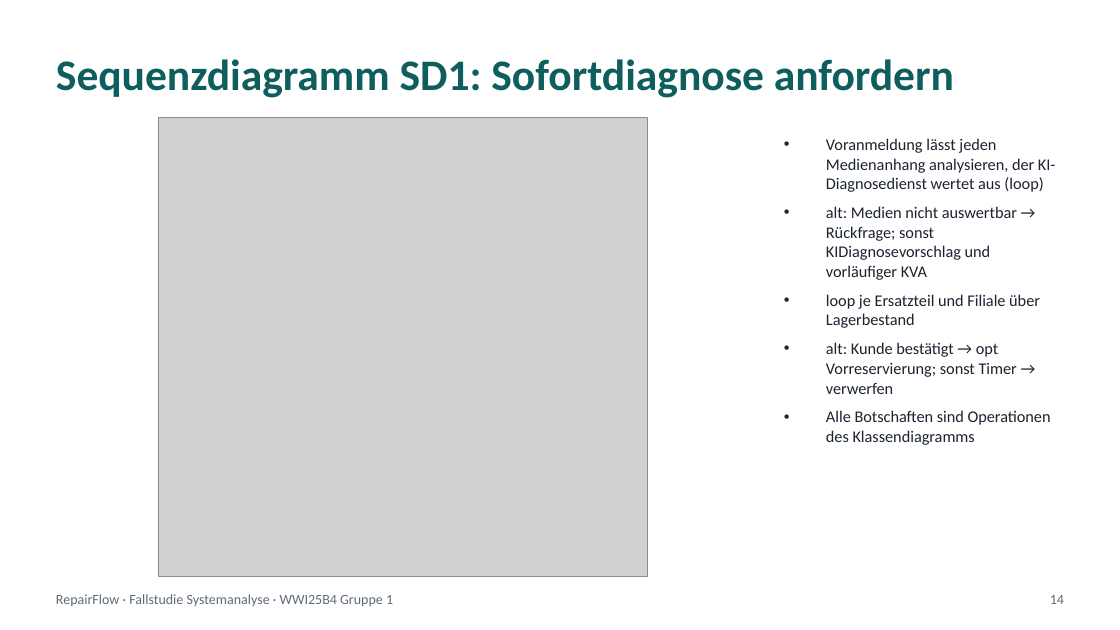
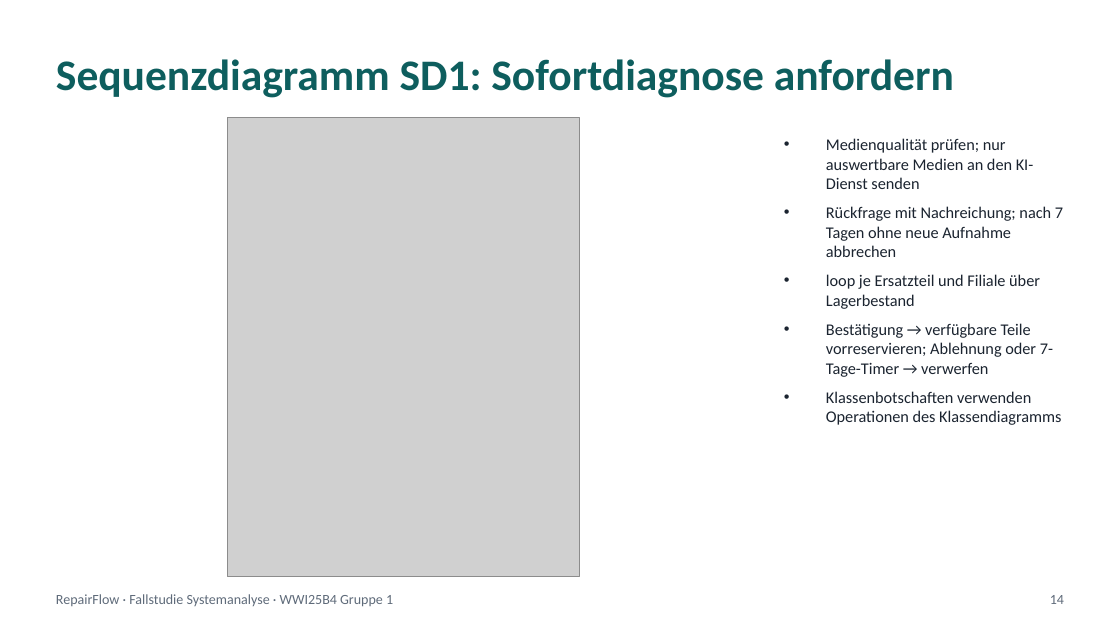
Before and after one commit to jakobschwan123-cmd/casestudy-semester-3, a slide deck: slide 14 of praesi/Abschlusspraesentation.pptx. Drawn at 1120x630 pixels with LibreOffice and Linux fonts; fonts in the diff are those of the drawing; grey boxes stand for pictures. Boxes give left, top, right and bottom in pixels: in the first picture for what was removed or moved away, otherwise in the second. Text is boxed around its words. In the diff, an @@ line names an element or a change of style, - is before the commit and + after.

```diff
--- a/praesi/Abschlusspraesentation.pptx
+++ b/praesi/Abschlusspraesentation.pptx
@@ picture: place and size @@
-picture at (158,118,647,577)
+picture at (227,118,579,577)
@@ text at (826,138,1063,257): text changed @@
-• Voranmeldung lässt jeden Medienanhang analysieren, der KI-Diagnosedienst wertet aus (loop)
-• alt: Medien nicht auswertbar → Rückfrage; sonst KIDiagnosevorschlag und vorläufiger KVA
+• Medienqualität prüfen; nur auswertbare Medien an den KI-Dienst senden
+• Rückfrage mit Nachreichung; nach 7 Tagen ohne neue Aufnahme abbrechen
@@ text at (826,323,1061,425): text changed @@
-• alt: Kunde bestätigt → opt Vorreservierung; sonst Timer → verwerfen
-• Alle Botschaften sind Operationen des Klassendiagramms
+• Bestätigung → verfügbare Teile vorreservieren; Ablehnung oder 7-Tage-Timer → verwerfen
+• Klassenbotschaften verwenden Operationen des Klassendiagramms
```
Also in this commit, not shown: 3 other slides changed, 44 other files.
